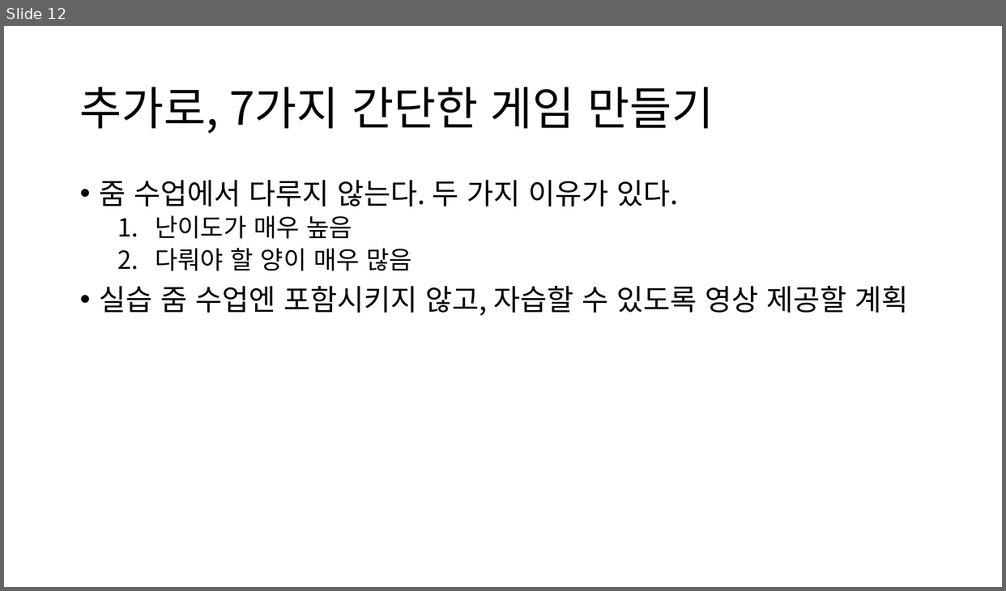
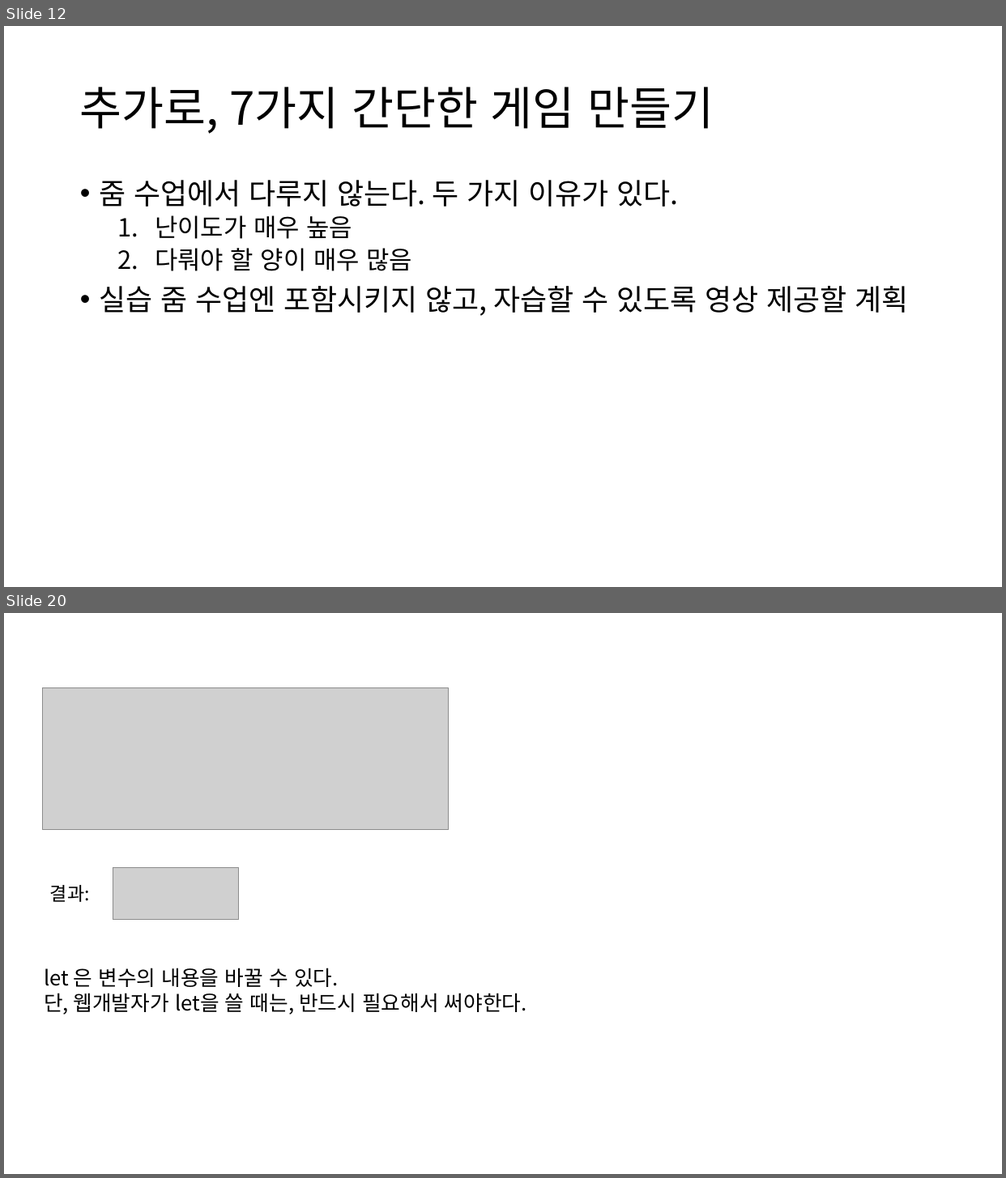
Before and after one commit to GNUCSAssistants/2021webprogramming, a slide deck: 수업/5. JavaScript (1)/PPT/5. JavaScript (1).pptx. Shown one above the other, each under a label of ours: slide 12 before the commit, slides 12 and 20 after it; the slides between them are not shown. The pictures are 1006x591 and 1006x1178 pixels, drawn with LibreOffice and Linux fonts; fonts in the diff are those of the drawing; grey boxes stand for pictures. Boxes give left, top, right and bottom in pixels: in the first picture for what was removed or moved away, otherwise in the second. Text is boxed around its words. In the diff, an @@ line names an element or a change of style, - is before the commit and + after.

```diff
--- a/수업/5. JavaScript (1)/PPT/5. JavaScript (1).pptx
+++ b/수업/5. JavaScript (1)/PPT/5. JavaScript (1).pptx
@@ slide 20 added at <box>4,613,1002,1174</box>, background #FFFFFF @@
@@ picture added at <box>43,688,449,829</box> @@
@@ picture added at <box>113,868,239,920</box> @@
@@ text added at <box>50,885,90,902</box>, 18 pt, text #000000 @@
+결과:
@@ text added at <box>44,968,527,1015</box>, 20 pt, text #000000 @@
+let 은 변수의 내용을 바꿀 수 있다.
+단, 웹개발자가 let을 쓸 때는, 반드시 필요해서 써야한다.
```
Also in this commit, not shown: 1 slide changed, 28 other slides added, 1 other file.
